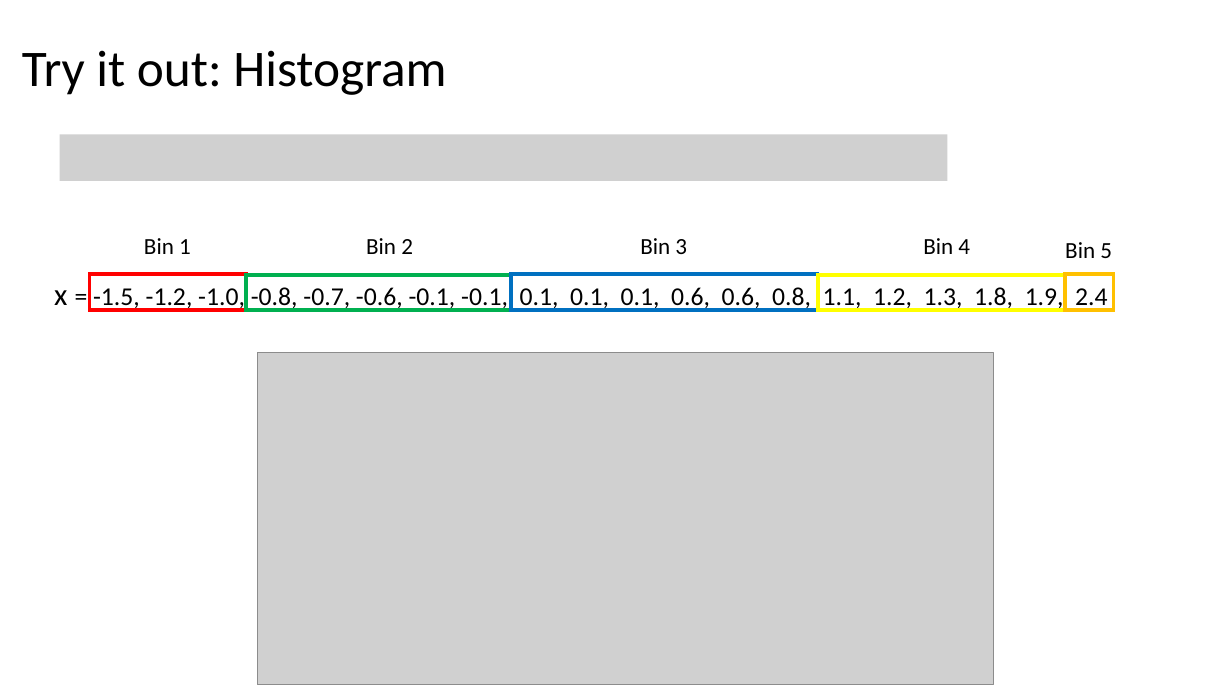
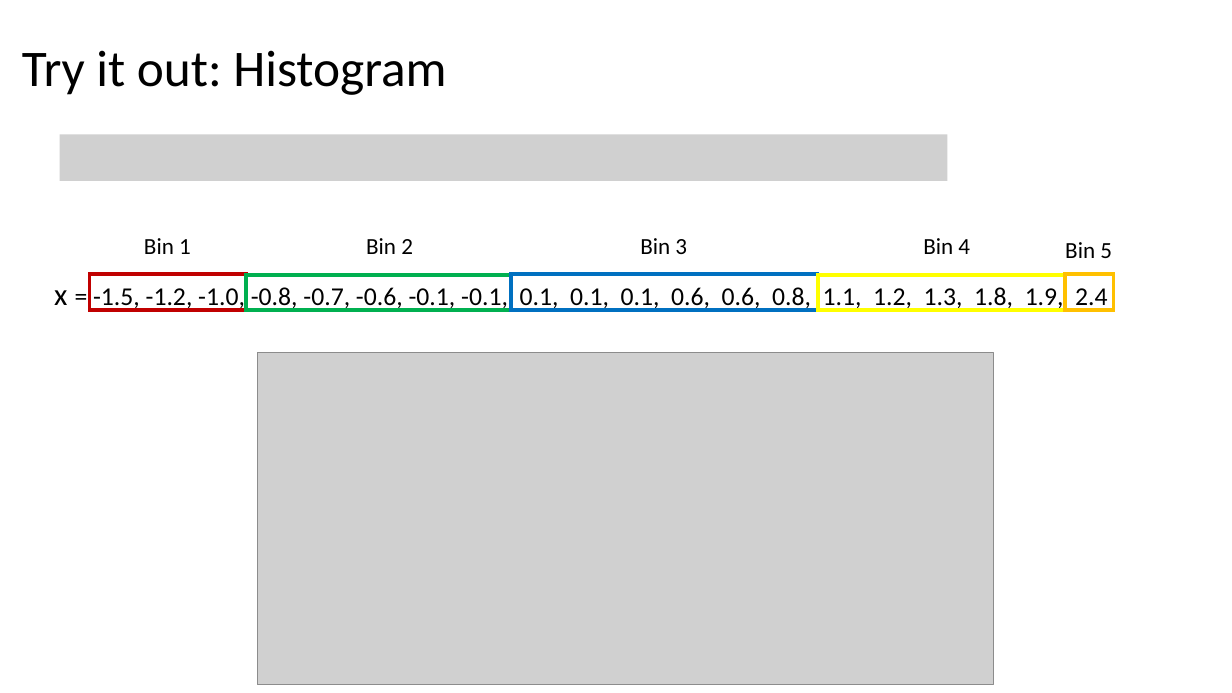
Before and after one commit to Jarred6068/Kvamme_UI_STAT251, a slide deck: slide 29 of docs/lecture_slides/Week 2/Week2_Lecture3_Slides_1_19_2024.pptx. Drawn at 1232x693 pixels with LibreOffice and Linux fonts; fonts in the diff are those of the drawing; grey boxes stand for pictures. Boxes give left, top, right and bottom in pixels: in the first picture for what was removed or moved away, otherwise in the second. Text is boxed around its words. In the diff, an @@ line names an element or a change of style, - is before the commit and + after.

```diff
--- a/docs/lecture_slides/Week 2/Week2_Lecture3_Slides_1_19_2024.pptx
+++ b/docs/lecture_slides/Week 2/Week2_Lecture3_Slides_1_19_2024.pptx
@@ rectangle at [90, 274, 247, 311]: outline #FF0000 3 pt to #C00000 3 pt @@
```
Also in this commit, not shown: 5 other slides changed, 13 other files.
